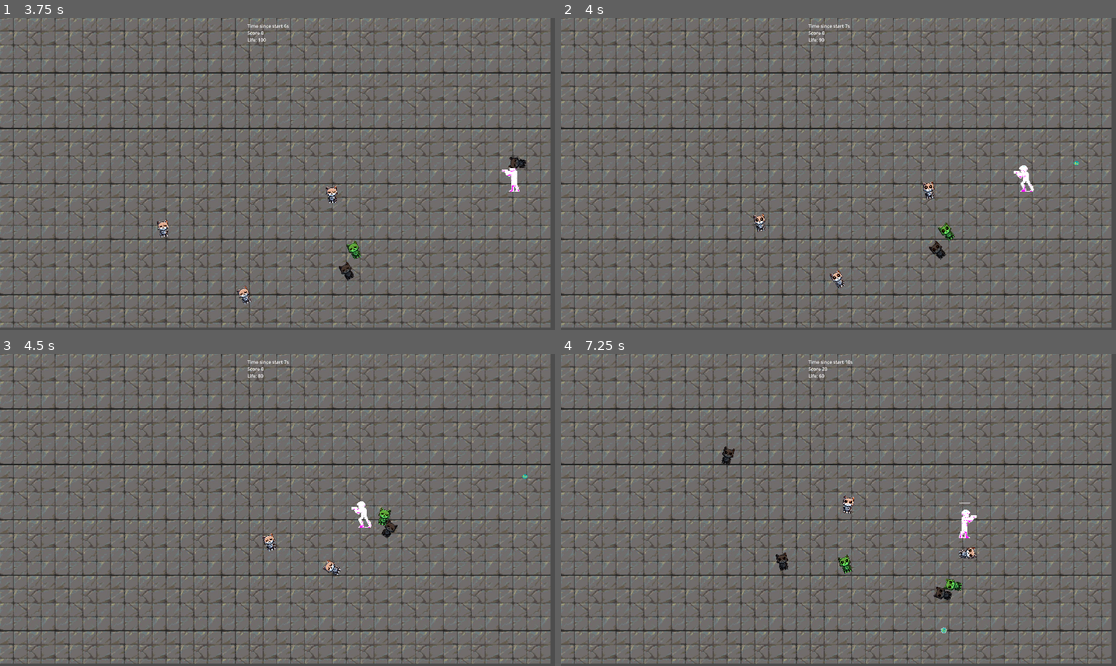
Above: before the commit, frames 1-4 (two rows, left to right).
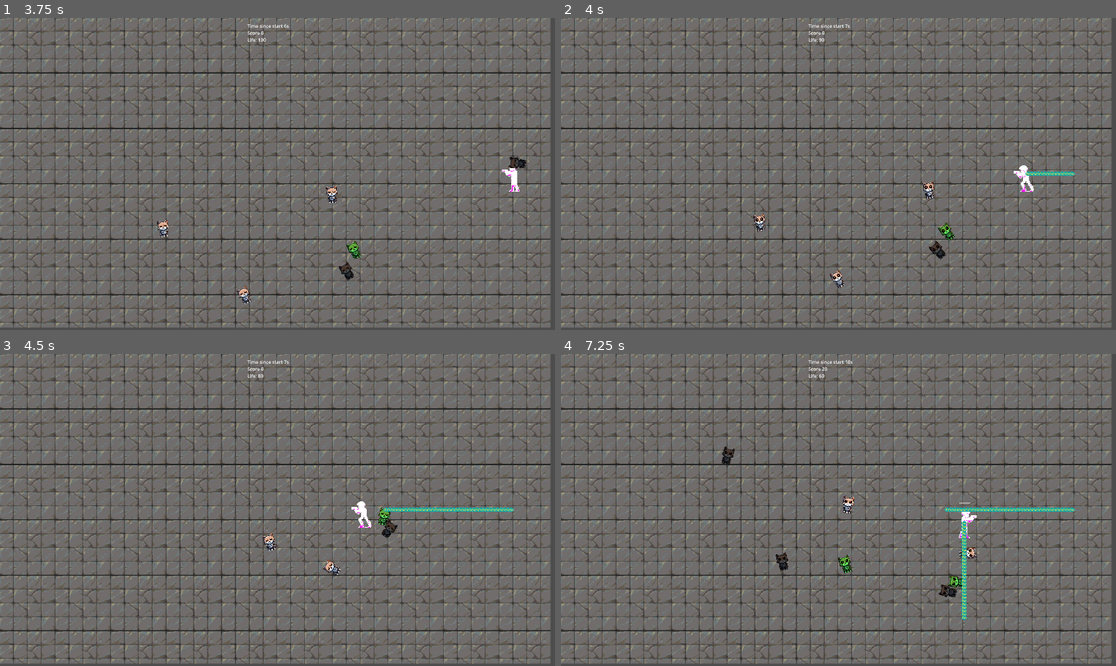
Above: after the commit, the same moments.

Repository: elVariable/gamejam
Game: Godot game, scene res://scenes/levels/main.tscn
Same seed, same stepped clock (60 frames per second), same inputs: the game is played once before the commit and once after it. The engine's default icon, where the game draws it, is replaced by a stand-in: a white triangle on a blue panel in a dark square.
Inputs:
- Up to frame 1 (3.75 s): tap Enter at 0.5 s; hold D (Right) 0.53-1.28 s; tap U (Fire0) at 0.6, 3.6 s; hold S (Down) 1.28-2.03 s; tap I (Fire1) at 1.35 s; hold D (Right) 2.03-2.78 s; tap O (Fire2) at 2.1 s; hold W (Up) 2.78-3.53 s; tap P (Fire3) at 2.85 s; hold A (Left) from 3.53 s (still down)
- Up to frame 2 (4 s): keep holding A (Left)
- Up to frame 3 (4.5 s): keep holding A (Left); tap I (Fire1) at 4.35 s
- Up to frame 4 (7.25 s): release A (Left) at 5.03 s; hold S (Down) 5.03-5.78 s; tap O (Fire2) at 5.1 s; hold D (Right) 5.78-6.53 s; tap P (Fire3) at 5.85 s; hold W (Up) from 6.53 s (still down); tap U (Fire0) at 6.6 s

Frame 1 is identical in both runs. In frame 2, 0.1% of the frame differs, in the area x 83-94%, y 45-51%; in frame 3, 0.3%; in frame 4, 0.8%, in the area x 67-93%, y 49-90%.
Error after the commit: Parse Error: Class "HaBullet" hides a global script class. (res://scripts/bullets/ha_bullet.gd:3)

Commit message:
Refactor weapons

Diff:
--- a/scripts/ha_weapon.gd
+++ b/scripts/ha_weapon.gd
@@ -2,10 +2,15 @@
 
 class_name HaWeapon
 
-# Called when the node enters the scene tree for the first time.
-func _ready():
+func _init():
     bullet_speed = 170
     bullet_dmg = 150
     bullet_pircing = 3
     base_spawn_time = 1
     base_spawn_rate = 1
+
+    bullet_scene = load("res://scenes/prefabs/bullets/ha_bullet.tscn")
+
+# Called when the node enters the scene tree for the first time.
+func _ready():
+    pass
--- a/scripts/he_weapon.gd
+++ b/scripts/he_weapon.gd
@@ -2,11 +2,16 @@
 
 class_name HeWeapon
 
-# Called when the node enters the scene tree for the first time.
-func _ready():
+func _init():
     bullet_speed = 1700
     bullet_dmg = 10
     bullet_pircing = 1
     base_spawn_time = 0.1
     base_spawn_rate = 1
     bullet_scale = Vector2(7.3, 7.3)
+
+    bullet_scene = load("res://scenes/prefabs/bullets/he_bullet.tscn")
+
+# Called when the node enters the scene tree for the first time.
+func _ready():
+    pass
--- a/scripts/hi_weapon.gd
+++ b/scripts/hi_weapon.gd
@@ -2,11 +2,16 @@
 
 class_name HiWeapon
 
+func _init():
+    bullet_speed = 1700
+    bullet_dmg = 20
+    bullet_pircing = 1
+    base_spawn_time = 0.15
+    base_spawn_rate = 1
+    bullet_scale = Vector2(0.5, 0.5)
+
+    bullet_scene = load("res://scenes/prefabs/bullets/hi_bullet.tscn")
+
 # Called when the node enters the scene tree for the first time.
 func _ready():
-    bullet_speed = 1700
-    bullet_dmg = 10
-    bullet_pircing = 1
-    base_spawn_time = 0.1
-    base_spawn_rate = 1
-    bullet_scale = Vector2(0.3, 0.3)
+    pass
--- a/scripts/ho_weapon.gd
+++ b/scripts/ho_weapon.gd
@@ -2,11 +2,16 @@
 
 class_name HoWeapon
 
-# Called when the node enters the scene tree for the first time.
-func _ready():
+func _init():
     bullet_speed = 1700
     bullet_dmg = 10
     bullet_pircing = 1
     base_spawn_time = 0.1
     base_spawn_rate = 1
     bullet_scale = Vector2(3, 3)
+
+    bullet_scene = load("res://scenes/prefabs/bullets/ho_bullet.tscn")
+
+# Called when the node enters the scene tree for the first time.
+func _ready():
+    pass
